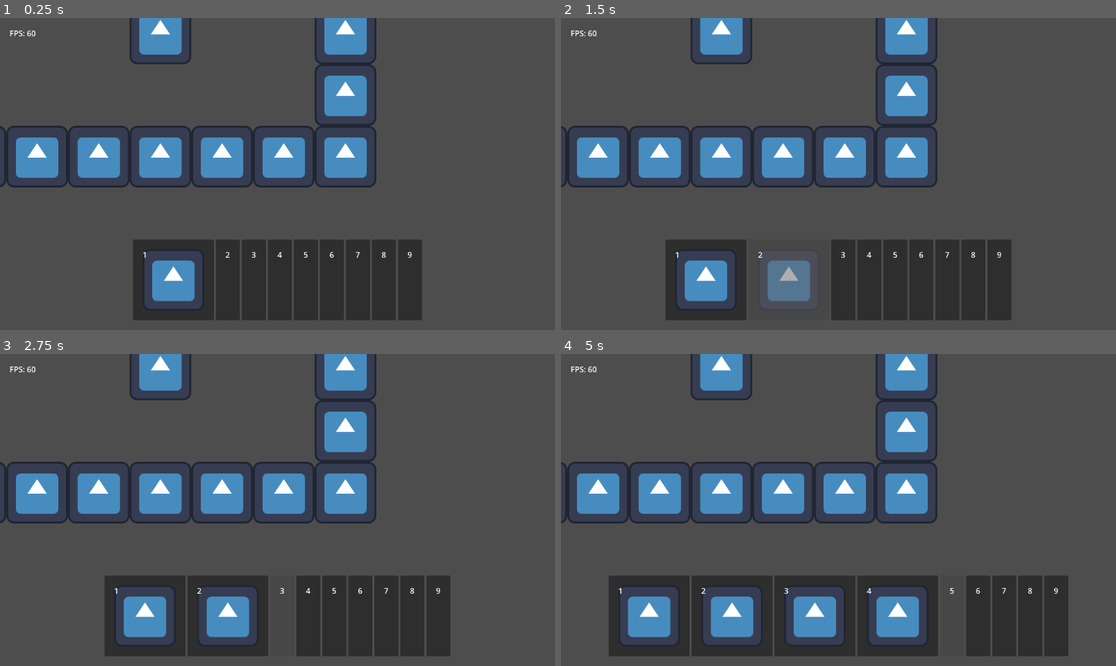
Above: before the commit, frames 1-4 (two rows, left to right).
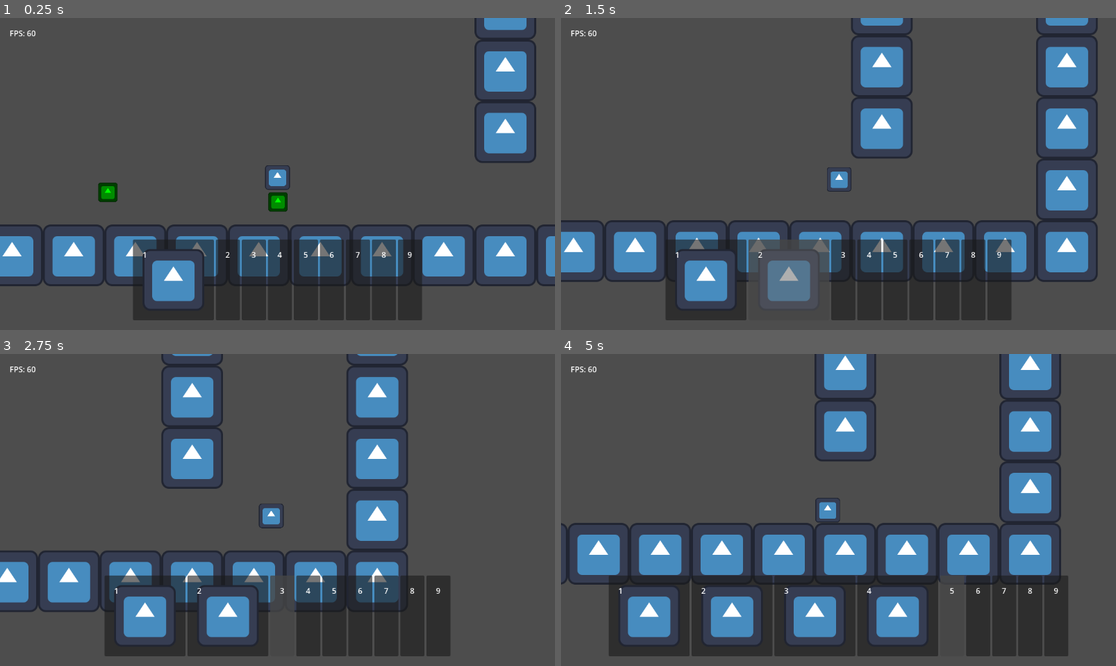
Above: after the commit, the same moments.

Repository: TheHumanMRP/RPG-Life-Tracker
Game: Godot game, scene res://Folders/Systems/Main/Scenes/main_scene.tscn
Two runs of this game, one before a commit and one after it. Both use one fixed random seed, a clock stepped at 60 frames per second and the inputs below. The engine's default icon, where the game draws it, is replaced by a stand-in: a white triangle on a blue panel in a dark square.
Inputs (mouse positions are in pixels of both pictures, inside the frame that each line leads up to):
- Up to frame 1 (0.25 s): no input
- Up to frame 2 (1.5 s): move the mouse to (733, 280) at 0.52 s; hold D (move_right) from 0.53 s (still down); tap Space (jump) at 0.6, 0.77, 1.07 s; click (733, 280) at 0.67 s; move the mouse to (788, 280) at 1.27 s; tap I (add_test_sword) at 1.35 s; click (788, 280) at 1.42 s
- Up to frame 3 (2.75 s): tap Space (jump) at 1.52, 1.55, 1.82, 2.1 s; move the mouse to (283, 616) at 2.02 s; release D (move_right) at 2.03 s; hold A (move_left) from 2.03 s (still down); click (283, 616) at 2.17 s
- Up to frame 4 (5 s): move the mouse to (871, 616) at 2.77 s; release A (move_left) at 2.78 s; hold D (move_right) 2.78-4.28 s; tap I (add_test_sword) at 2.85, 4.35 s; click (871, 616) at 2.92 s; tap Space (jump) at 3.02, 3.05, 3.32, 3.6, 3.77, 4.07, 4.52, 4.55, 4.82 s; move the mouse to (921, 616) at 3.52 s; click (921, 616) at 3.67 s; move the mouse to (949, 616) at 4.27 s; hold A (move_left) from 4.28 s (still down); click (949, 616) at 4.42 s

The runs differ from the first frame. In frame 1, 24% of the frame differs, in the area x 0-100%, y 0-86%; in frame 2, 25%; in frame 3, 23%; in frame 4, 26%, in the area x 0-91%, y 0-74%.
Error before the commit: Parse Error: Could not parse global class "MovementComponent" from "res://Folders/Components/movement_component.gd". (res://Folders/Systems/Player/player.gd:17)

Commit message:
Auto commit at 2026-07-08 16:39:39

Diff:
--- a/Folders/Components/movement_component.gd
+++ b/Folders/Components/movement_component.gd
@@ -63,7 +63,8 @@
 		coyote_timer -= delta
 
 	# Wall Jump
-	if is_on_wall and and not is_on_floor and jump:
+	if is_on_wall and jump and not is_on_floor:
+		print("\nMovement Componenet: wall jump!")
 		velocity.x = wall_dir * wall_jump_force
 		velocity.y = - (wall_jump_force / 2)
 
--- a/Folders/Systems/Player/player.gd
+++ b/Folders/Systems/Player/player.gd
@@ -110,13 +110,11 @@
 		velocity,
 		x_direction,
 		is_on_floor(),
-		is_on_wall_only(),
+		is_on_wall(),
 		get_wall_normal().x,
 		jump,
 		delta
 	)
-
-	print("Player: Here's the get_wall_normal.x: ", get_wall_normal().x)
 
 	# Move the player.
 	move_and_slide()
